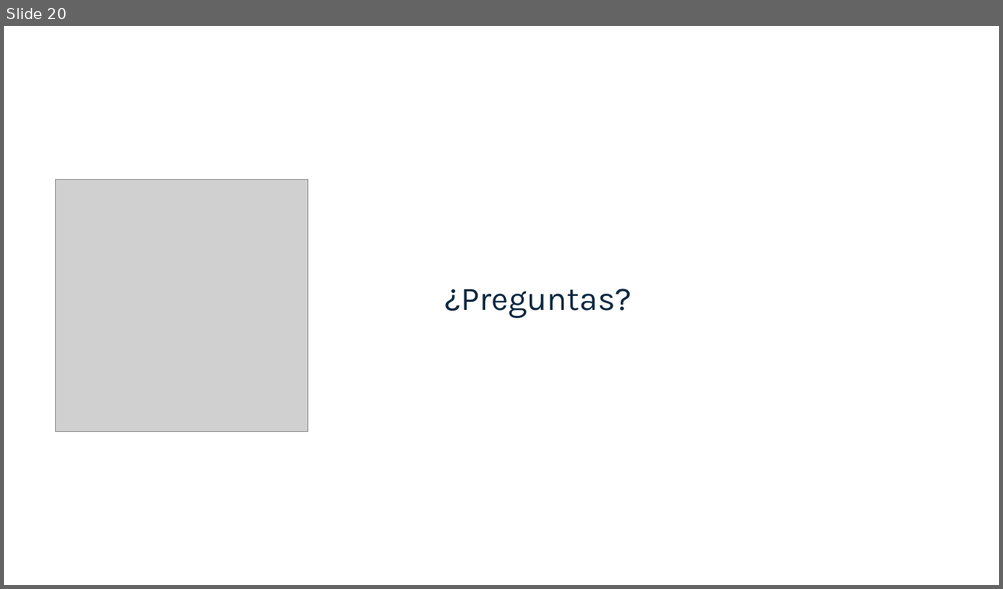
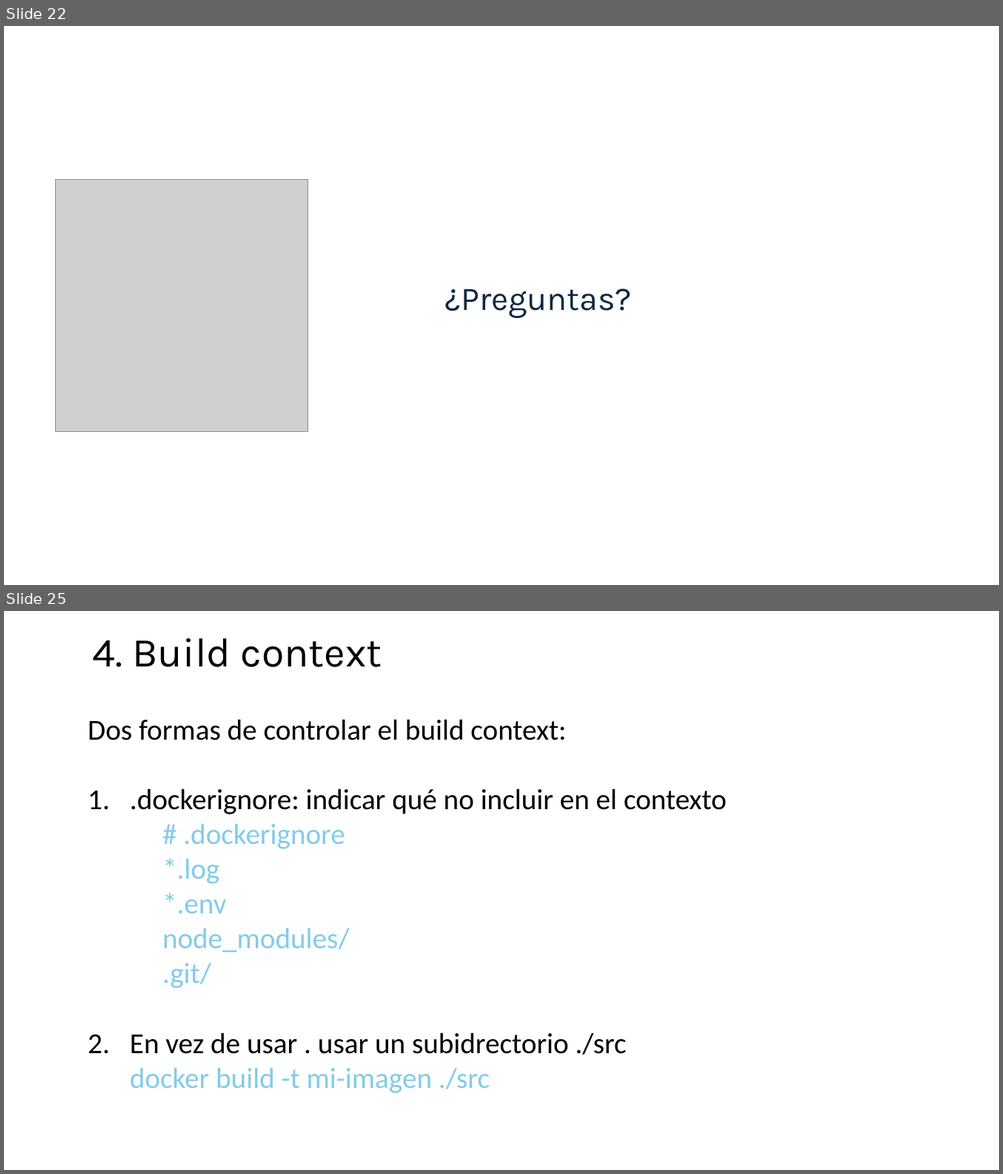
Before and after one commit to jpaniorte/docker25, a slide deck: ppt/3_Dockerfile.pptx. Shown one above the other, each under a label of ours: slide 20 before the commit, slides 22 and 25 after it; the slides between them are not shown. The pictures are 1003x589 and 1003x1174 pixels, drawn with LibreOffice and Linux fonts; fonts in the diff are those of the drawing; grey boxes stand for pictures. Boxes give left, top, right and bottom in pixels: in the first picture for what was removed or moved away, otherwise in the second. Text is boxed around its words. In the diff, an @@ line names an element or a change of style, - is before the commit and + after.

```diff
--- a/ppt/3_Dockerfile.pptx
+++ b/ppt/3_Dockerfile.pptx
@@ slide 25 added at (4,611,999,1170), background #FFFFFF @@
@@ text added at (93,638,382,667), 39.6 pt, text #000000 @@
+4. Build context
@@ text added at (88,719,726,1093), 28 pt, text #000000 @@
+  Dos formas de controlar el build context:
+  1. .dockerignore: indicar qué no incluir en el contexto
+      # .dockerignore
+      *.log
+      *.env
+      node_modules/
+      .git/
+  2. En vez de usar . usar un subidrectorio ./src
+     docker build -t mi-imagen ./src
@@ what was slide 20 is now slide 22 @@
```
Also in this commit, not shown: 6 slides changed, 12 other slides added, 7 slides removed, 3 other files.
